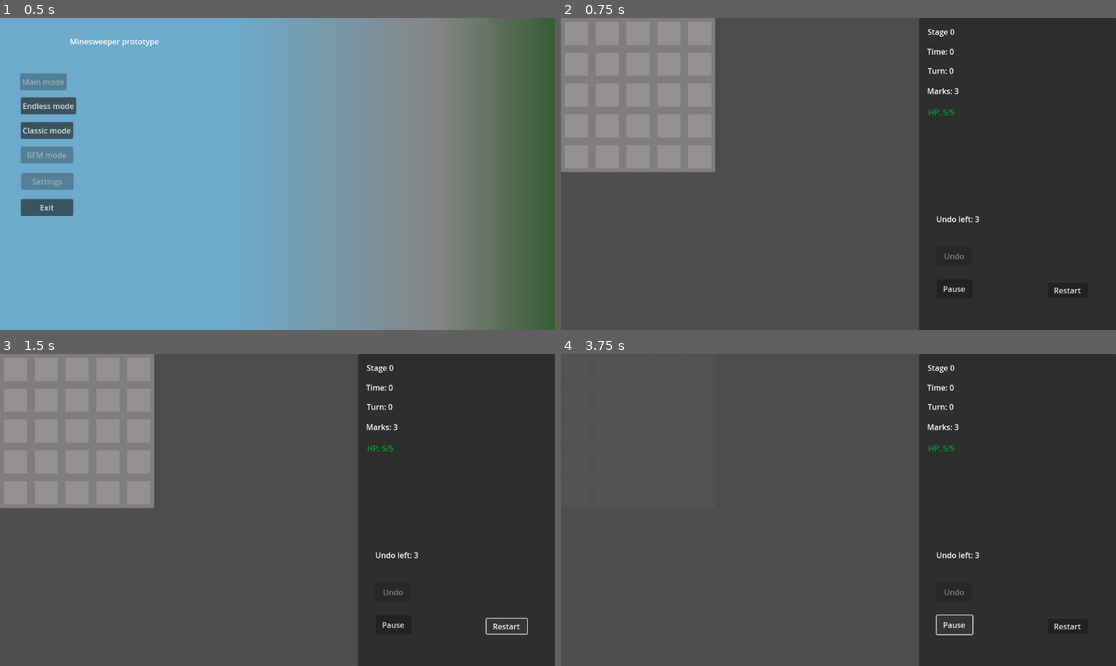
Above: before the commit, frames 1-4 (two rows, left to right).
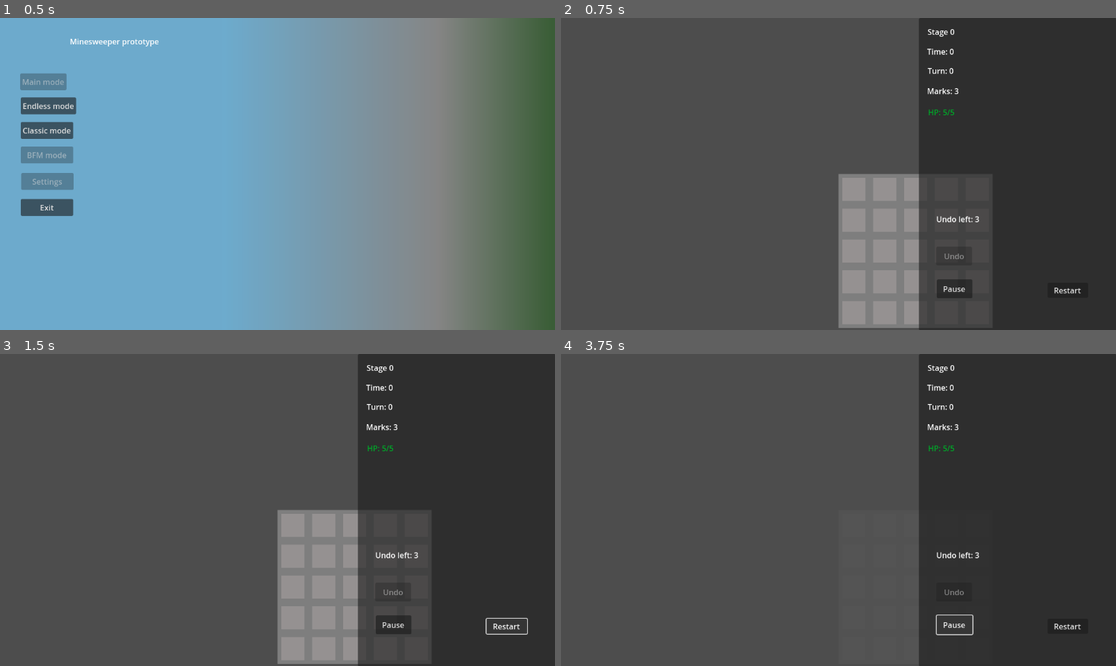
Above: after the commit, the same moments.

Repository: RevanVI/Minesweeper
Game: Godot game, scene res://scenes/gui/main_menu.tscn
Two runs of this game, one before a commit and one after it. Both use one fixed random seed, a clock stepped at 60 frames per second and the inputs below.
Inputs:
- Up to frame 1 (0.5 s): no input
- Up to frame 2 (0.75 s): click "Endless mode" at 0.5 s
- Up to frame 3 (1.5 s): click "Restart" at 1.25 s
- Up to frame 4 (3.75 s): click "Restart" at 2 s; click "Restart" at 2.75 s; click "Pause" at 3.5 s

Frame 1 is identical in both runs. In frame 2, 24% of the frame differs, in the area x 0-78%, y 0-100%; in frame 3, 24%; in frame 4, less than 0.1%.
Error after the commit: Invalid operands 'Vector2i' and 'Vector2' in operator '*'. (res://scripts/game_logic/camera_controller.gd:72)

Commit message:
Camera init -simple camera controller with movement and zoom -camera centralization on battle start -input setup for camera control with keyboard and mouse

Diff:
--- a/project.godot
+++ b/project.godot
@@ -31,14 +31,45 @@
 "events": [Object(InputEventMouseButton,"resource_local_to_scene":false,"resource_name":"","device":-1,"window_id":0,"a …(253 unchanged characters)…
 ]
 }
-WheelUp={
+CameraZoomIn={
 "deadzone": 0.2,
 "events": [Object(InputEventMouseButton,"resource_local_to_scene":false,"resource_name":"","device":-1,"window_id":0,"a …(253 unchanged characters)…
+, Object(InputEventKey,"resource_local_to_scene":false,"resource_name":"","device":0,"window_id":0,"alt_pressed":false,"shift_pressed":false,"ctrl_pressed":false,"meta_pressed":false,"pressed":false,"keycode":0,"physical_keycode":4194323,"key_label":0,"unicode":0,"location":0,"echo":false,"script":null)
 ]
 }
-WheelDown={
+CameraZoomOut={
 "deadzone": 0.2,
 "events": [Object(InputEventMouseButton,"resource_local_to_scene":false,"resource_name":"","device":-1,"window_id":0,"a …(253 unchanged characters)…
+, Object(InputEventKey,"resource_local_to_scene":false,"resource_name":"","device":0,"window_id":0,"alt_pressed":false,"shift_pressed":false,"ctrl_pressed":false,"meta_pressed":false,"pressed":false,"keycode":0,"physical_keycode":4194324,"key_label":0,"unicode":0,"location":0,"echo":false,"script":null)
+]
+}
+CameraLeft={
+"deadzone": 0.2,
+"events": [Object(InputEventKey,"resource_local_to_scene":false,"resource_name":"","device":0,"window_id":0,"alt_pressed":false,"shift_pressed":false,"ctrl_pressed":false,"meta_pressed":false,"pressed":false,"keycode":0,"physical_keycode":4194319,"key_label":0,"unicode":0,"location":0,"echo":false,"script":null)
+, Object(InputEventKey,"resource_local_to_scene":false,"resource_name":"","device":-1,"window_id":0,"alt_pressed":false,"shift_pressed":false,"ctrl_pressed":false,"meta_pressed":false,"pressed":false,"keycode":0,"physical_keycode":65,"key_label":0,"unicode":97,"location":0,"echo":false,"script":null)
+]
+}
+CameraRight={
+"deadzone": 0.2,
+"events": [Object(InputEventKey,"resource_local_to_scene":false,"resource_name":"","device":-1,"window_id":0,"alt_pressed":false,"shift_pressed":false,"ctrl_pressed":false,"meta_pressed":false,"pressed":false,"keycode":0,"physical_keycode":4194321,"key_label":0,"unicode":0,"location":0,"echo":false,"script":null)
+, Object(InputEventKey,"resource_local_to_scene":false,"resource_name":"","device":-1,"window_id":0,"alt_pressed":false,"shift_pressed":false,"ctrl_pressed":false,"meta_pressed":false,"pressed":false,"keycode":0,"physical_keycode":68,"key_label":0,"unicode":100,"location":0,"echo":false,"script":null)
+]
+}
+CameraUp={
+"deadzone": 0.2,
+"events": [Object(InputEventKey,"resource_local_to_scene":false,"resource_name":"","device":-1,"window_id":0,"alt_pressed":false,"shift_pressed":false,"ctrl_pressed":false,"meta_pressed":false,"pressed":false,"keycode":0,"physical_keycode":4194320,"key_label":0,"unicode":0,"location":0,"echo":false,"script":null)
+, Object(InputEventKey,"resource_local_to_scene":false,"resource_name":"","device":-1,"window_id":0,"alt_pressed":false,"shift_pressed":false,"ctrl_pressed":false,"meta_pressed":false,"pressed":false,"keycode":0,"physical_keycode":87,"key_label":0,"unicode":119,"location":0,"echo":false,"script":null)
+]
+}
+CameraDown={
+"deadzone": 0.2,
+"events": [Object(InputEventKey,"resource_local_to_scene":false,"resource_name":"","device":-1,"window_id":0,"alt_pressed":false,"shift_pressed":false,"ctrl_pressed":false,"meta_pressed":false,"pressed":false,"keycode":0,"physical_keycode":4194322,"key_label":0,"unicode":0,"location":0,"echo":false,"script":null)
+, Object(InputEventKey,"resource_local_to_scene":false,"resource_name":"","device":-1,"window_id":0,"alt_pressed":false,"shift_pressed":false,"ctrl_pressed":false,"meta_pressed":false,"pressed":false,"keycode":0,"physical_keycode":83,"key_label":0,"unicode":115,"location":0,"echo":false,"script":null)
+]
+}
+CameraDrag={
+"deadzone": 0.2,
+"events": [Object(InputEventMouseButton,"resource_local_to_scene":false,"resource_name":"","device":-1,"window_id":0,"alt_pressed":false,"shift_pressed":false,"ctrl_pressed":false,"meta_pressed":false,"button_mask":0,"position":Vector2(0, 0),"global_position":Vector2(0, 0),"factor":1.0,"button_index":3,"canceled":false,"pressed":false,"double_click":false,"script":null)
 ]
 }
 
--- a/scenes/modes/classic_mode.tscn
+++ b/scenes/modes/classic_mode.tscn
@@ -1,7 +1,8 @@
-[gd_scene load_steps=18 format=4 uid="uid://c2ojfj15jwr4"]
+[gd_scene load_steps=20 format=4 uid="uid://c2ojfj15jwr4"]
 
 [ext_resource type="Script" uid="uid://daheqlmjupwww" path="res://scripts/game_logic/game_modes/classic_game_mode_manager.gd" id="1_xmsgg"]
 [ext_resource type="PackedScene" uid="uid://mxcgjh4wuoq2" path="res://scenes/enemies/bomb.tscn" id="2_p4m7m"]
+[ext_resource type="Script" uid="uid://d24yha5t4vm1g" path="res://scripts/game_logic/modifiers/modifier_base.gd" id="3_p4m7m"]
 [ext_resource type="Script" uid="uid://diqmvisuttd5h" path="res://scripts/game_logic/level_info.gd" id="3_qgemu"]
 [ext_resource type="Script" uid="uid://dcqrwipyxpal8" path="res://scripts/game_logic/map.gd" id="4_8ivtb"]
 [ext_resource type="TileSet" uid="uid://c3bm3pwixplyp" path="res://content/tilesets/minesweeper_starter.tres" id="5_b5xbl"]
@@ -12,6 +13,7 @@
 [ext_resource type="Script" uid="uid://c3yjrgdrsgkf" path="res://scripts/gui/undo_gui_anim.gd" id="10_kfal4"]
 [ext_resource type="Script" uid="uid://dke2kkyjjw8yj" path="res://scripts/gui/damage_gui_anim.gd" id="11_ejyf8"]
 [ext_resource type="Script" uid="uid://c0b0dy1yg1am8" path="res://scripts/gui/end_game_classic.gd" id="12_lgmfj"]
+[ext_resource type="Script" uid="uid://cqh3xxrgi3ncc" path="res://scripts/game_logic/camera_controller.gd" id="14_qgemu"]
 
 [sub_resource type="Resource" id="Resource_ygwmg"]
 script = ExtResource("3_qgemu")
@@ -43,6 +45,16 @@
 script = ExtResource("1_xmsgg")
 level_info = SubResource("Resource_ygwmg")
 
+[node name="CameraController" type="Camera2D" parent="."]
+limit_left = -886
+limit_top = -904
+limit_right = 1614
+limit_bottom = 896
+script = ExtResource("14_qgemu")
+zoom_limits = Vector2(0.75, 2)
+speed = 200.0
+metadata/_custom_type_script = "uid://cqh3xxrgi3ncc"
+
 [node name="Map" type="Node2D" parent="."]
 script = ExtResource("4_8ivtb")
 cell_tile = Vector2i(0, 1)
@@ -72,8 +84,8 @@
 
 [node name="Control" type="Control" parent="CanvasLayer"]
 layout_mode = 3
-anchor_left = 0.645
-anchor_right = 1.001
+anchor_left = 0.65
+anchor_right = 1.0
 anchor_bottom = 1.0
 offset_right = -0.1521
 script = ExtResource("9_lgmfj")
--- a/scenes/modes/endless_mode.tscn
+++ b/scenes/modes/endless_mode.tscn
@@ -10,6 +10,7 @@
 [ext_resource type="Script" uid="uid://cs1vbc21bgmff" path="res://scripts/game_logic/modifiers/modifier_undo_blocked.gd" id="5_hunvx"]
 [ext_resource type="Script" uid="uid://dacfmm368sqhq" path="res://scripts/game_logic/map_generator.gd" id="6_rgud8"]
 [ext_resource type="Script" uid="uid://bw7brsh2ne4no" path="res://scripts/game_logic/game_manager.gd" id="7_ag5ul"]
+[ext_resource type="Script" uid="uid://cqh3xxrgi3ncc" path="res://scripts/game_logic/camera_controller.gd" id="7_flrxs"]
 [ext_resource type="Script" uid="uid://b8ri86hixsvvn" path="res://scripts/game_logic/commands/turn_queue.gd" id="8_nlk32"]
 [ext_resource type="Script" uid="uid://cyjfintjqebld" path="res://scripts/gui/battle.gd" id="9_j0ndl"]
 [ext_resource type="Script" uid="uid://c3yjrgdrsgkf" path="res://scripts/gui/undo_gui_anim.gd" id="10_h11qe"]
@@ -60,6 +61,10 @@
 [node name="EndlessGameModeManager" type="Node2D" groups=["GameModeManager"]]
 script = ExtResource("1_br5b8")
 level_info = SubResource("Resource_e5u5o")
+
+[node name="CameraController" type="Camera2D" parent="."]
+script = ExtResource("7_flrxs")
+metadata/_custom_type_script = "uid://cqh3xxrgi3ncc"
 
 [node name="Map" type="Node2D" parent="."]
 script = ExtResource("4_hunvx")
--- /dev/null
+++ b/scripts/game_logic/camera_controller.gd
@@ -0,0 +1,75 @@
+class_name CameraController
+extends Camera2D
+
+@export var zoom_limits: Vector2 = Vector2(0.5, 2.0)
+@export var zoom_factor: float = 0.1
+@export var zoom_duration: float = 0.2
+@export var pos_limits: Rect2
+@export var speed: float = 10.0
+
+var _zoom_value: float = 1.0
+var _zoom_tween: Tween
+var _move_vector: Vector2
+var _dragging: bool = false
+var _last_mouse_position: Vector2
+
+
+func _process(delta: float) -> void:
+	if _dragging:
+		var viewport_size: Vector2 = Vector2(get_viewport().size)
+		var mouse_position = get_viewport().get_mouse_position()
+		mouse_position = mouse_position.clamp(Vector2(0, 0), viewport_size)
+
+		var diff: Vector2 = _last_mouse_position - mouse_position
+		_last_mouse_position = mouse_position
+		_move(diff * speed / 2.0 * _get_speed_modif() * delta)
+		return
+
+	_move_vector = Vector2.ZERO
+	_move_vector = Input.get_vector("CameraLeft", "CameraRight", "CameraUp", "CameraDown")
+	if _move_vector != Vector2.ZERO:
+		_move_vector *= speed * delta
+		_move(_move_vector * _get_speed_modif())
+
+
+func _unhandled_input(event: InputEvent) -> void:
+	if event.is_action_pressed("CameraZoomIn"):
+		_set_zoom(_zoom_value + zoom_factor)
+	elif event.is_action_pressed("CameraZoomOut"):
+		_set_zoom(_zoom_value - zoom_factor)
+	elif event.is_action_pressed("CameraDrag"):
+		_dragging = true
+		_last_mouse_position = event.position
+	elif event.is_action_released("CameraDrag"):
+		_dragging = false
+
+
+func _set_zoom(value: float) -> void:
+	_zoom_value = clamp(value, zoom_limits[0], zoom_limits[1])
+	_zoom_tween = create_tween()
+	_zoom_tween.tween_property(self, "zoom", Vector2(_zoom_value, _zoom_value), zoom_duration)
+	_zoom_tween.play()
+
+
+func _move(value: Vector2) -> void:
+	value = (value + position).clamp(pos_limits.position, pos_limits.end)
+	position = value
+
+
+func _get_speed_modif() -> float:
+	# simple linear func by zoom
+	# zoom 2.0 gets 0.5 speed
+	# zoom 0.7 gets 1.15 speed
+	var modif: float = -0.5 * _zoom_value + 1.5
+	return modif
+
+
+func calc_start_position() -> void:
+	# TODO rethink it later. different viewport for ui and gameplay seems too much.
+	# Global constant? manual setup in generator?
+	var ui_size: float = 0.65 # X anchor of ui control
+	if pos_limits:
+		var cam_offset: Vector2 = get_viewport().size * Vector2(0.5 - ui_size / 2, 0)
+		position = pos_limits.get_center() + cam_offset
+	else:
+		position = Vector2(0, 0)
--- a/scripts/game_logic/game_manager.gd
+++ b/scripts/game_logic/game_manager.gd
@@ -38,6 +38,7 @@
 @onready var map_generator: MapGenerator = $"../MapGenerator"
 @onready var battle_timer: Timer = $"../BattleTimer"
 @onready var turn_queue: TurnQueue = $TurnQueue
+@onready var camera_controller: CameraController = $"../CameraController"
 var _character: Character
 
 
@@ -57,19 +58,21 @@
 		return
 
 	if event.is_action_pressed("LeftMouseButton"):
+		var global_pos: Vector2 = get_global_transform_with_canvas().affine_inverse() * event.position
 		if game_state == GameState.START:
 			print("GameManager: first turn")
-			var cell_pos = map.get_cell_pos(event.global_position)
+			var cell_pos = map.get_cell_pos(global_pos)
 			map_generator.populate_map(map, cell_pos)
 			change_game_state(GameState.BATTLE)
 			battle_timer.start()
 
-		if map.open_cell_at_global_position(event.global_position):
+		if map.open_cell_at_global_position(global_pos):
 			var command = EndTurnCommand.new()
 			turn_queue.add_command(command)
 	elif event.is_action_pressed("RightMouseButton"):
 		if game_state == GameState.BATTLE:
-			map.mark_cell_global_position(event.global_position)
+			var global_pos: Vector2 = get_global_transform_with_canvas().affine_inverse() * event.position
+			map.mark_cell_global_position(global_pos)
 
 
 func prepare_level(level_info: LevelInfo) -> void:
@@ -77,6 +80,8 @@
 	turn_queue.reset()
 	map.set_modifiers(_modifier_list)
 	map_generator.generate_empty_map(map, level_info.map_size, level_info.get_enemies_data(), _modifier_list)
+	camera_controller.pos_limits = map.get_limits()
+	camera_controller.calc_start_position()
 	enemies_count = level_info.get_enemy_count()
 	mark_count = enemies_count
 	mark_count_changed.emit(mark_count)
--- a/scripts/game_logic/map.gd
+++ b/scripts/game_logic/map.gd
@@ -334,6 +334,18 @@
 				_directions.append(Vector2i(x, y))
 
 
+func get_limits() -> Rect2:
+	var tile_limits: Rect2i = board.get_used_rect()
+
+	var start_pos: Vector2 = board.map_to_local(tile_limits.position)
+	start_pos = to_global(start_pos) - Vector2(board.tile_set.tile_size)
+	var end_pos: Vector2 = board.map_to_local(tile_limits.end)
+	end_pos = to_global(end_pos)
+	var limit_size: Vector2 = Vector2(end_pos - start_pos)
+	var global_limits: Rect2 = Rect2(start_pos, limit_size)
+	return global_limits
+
+
 class MapTileData:
 	var playable: bool
 	var opened: bool
Not shown: 1 places in scenes/modes/endless_mode.tscn that only renumber resources
Not shown, added: scripts/game_logic/camera_controller.gd.uid
